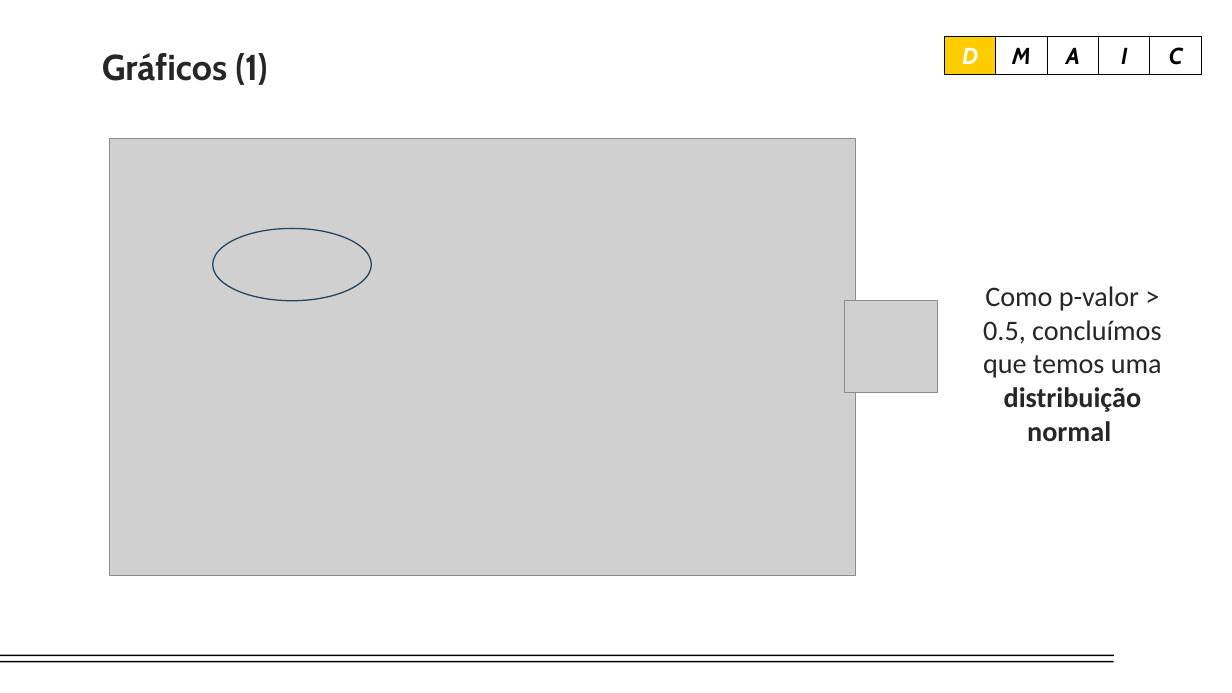
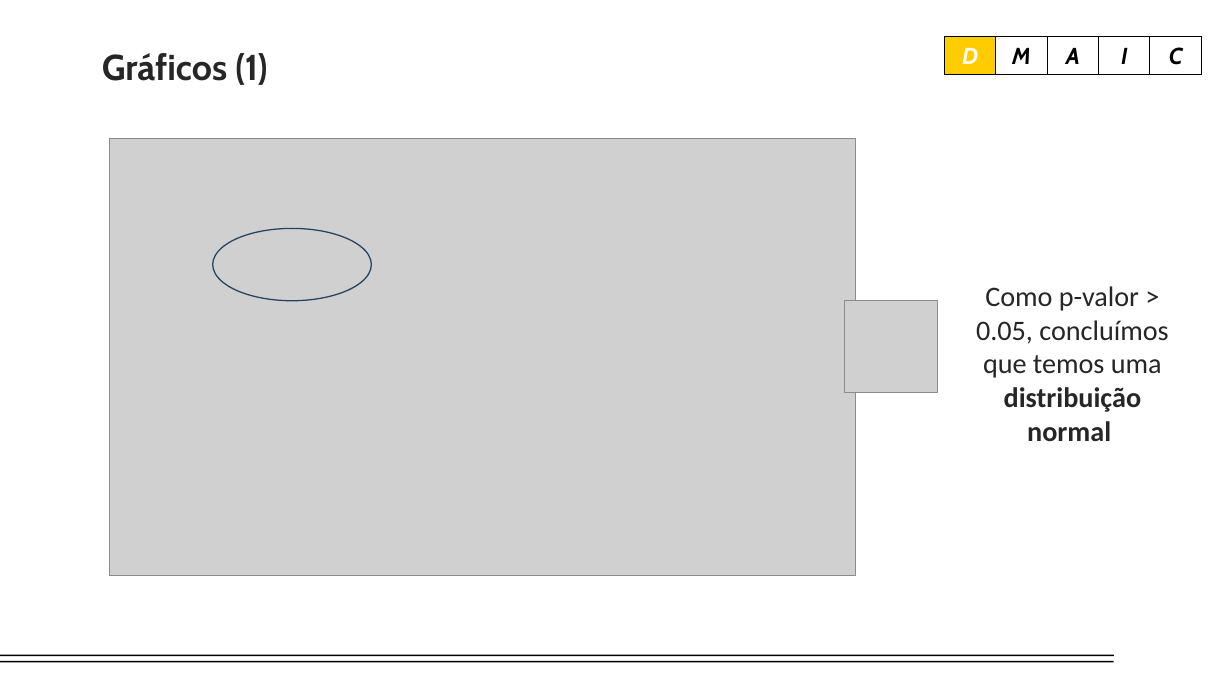
Before and after one commit to lucasguaragna/R, a slide deck: slide 6 of 1. Etapa de Definição.pptx. Drawn at 1232x693 pixels with LibreOffice and Linux fonts; fonts in the diff are those of the drawing; grey boxes stand for pictures; background and template pictures are left out. Boxes give left, top, right and bottom in pixels: in the first picture for what was removed or moved away, otherwise in the second. Text is boxed around its words. In the diff, an @@ line names an element or a change of style, - is before the commit and + after.

```diff
--- a/1. Etapa de Definição.pptx
+++ b/1. Etapa de Definição.pptx
@@ text at (x1=976, y1=286, x2=1168, y2=441): text changed @@
-Como p-valor > 0.5, concluímos que temos uma distribuição normal
+Como p-valor > 0.05, concluímos que temos uma distribuição normal
```
